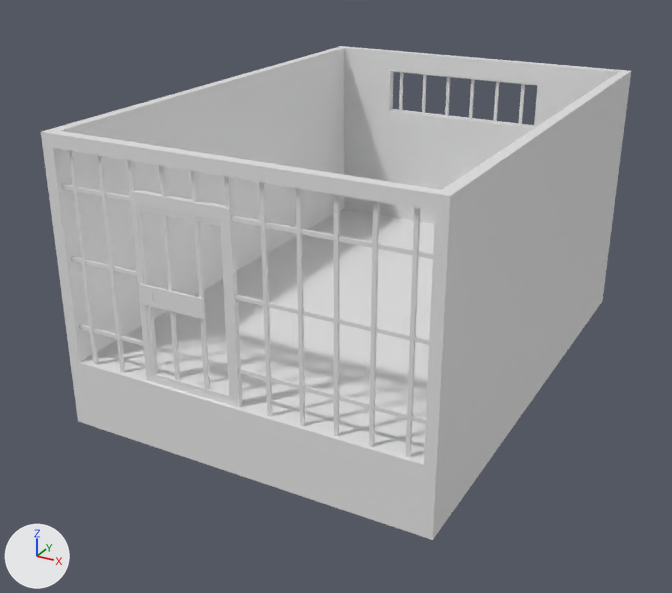
What one commit did to the FBX model Assets/FBXs/ThemeThird/PrisionCellRoom_Re/Prison Cell Room Floor 01.fbx.
The view is the same before and after, from a 50 mm lens placed at (3.84, -7.78, 3.93), pointed at (-0.22, -0.41, 0.24). The axes (+X, +Y, +Z) are drawn at lower left. The lights are the same throughout. Where no turn or scale is listed for an object, it has been applied to the vertices.

Objects in the first picture: 'Cell Door 01', 'Cell Room Front Bars 01', 'Cell Room Window Bars 01', 'Prison Cell Room Floor 01', 'Prison Cell Room Left Wall 01', 'Prison Cell Room Right Wall 01', 'Prison Room Back Wall 01', 'Prison Room Front Wall Sides 01'.
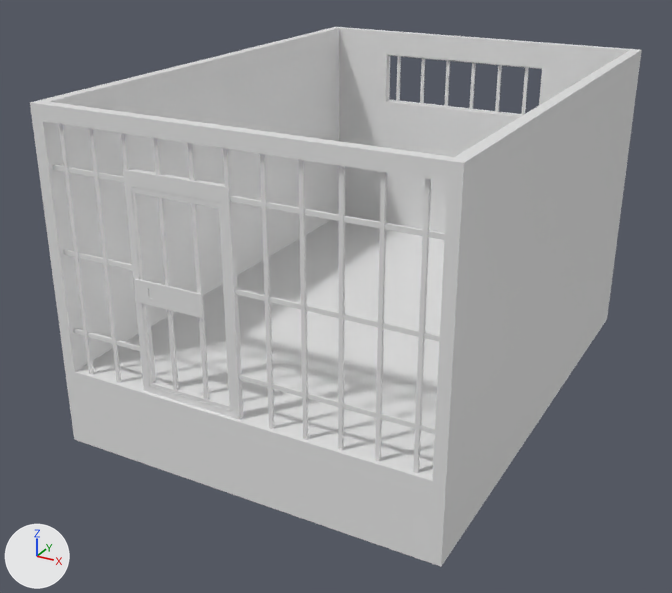
What the commit changed:
me_mesh_003 has 20 vertices, 18 faces and spans x 1.65..1.75, y -2.5..2.5, z 0.0..2.04.
me_mesh_003 is used by ob_prison_cell_room_right_wall_01; location (0.0, 0.0, 0.11).
me_mesh_003 part 4: the whole mesh is scaled about the mesh origin by (1.04, 1, 1.17).
me_mesh_001 has 44 vertices, 43 faces and spans x -1.75..1.75, y -2.5..-2.4, z 0.0..2.04.
me_mesh_001 is used by ob_prison_room_front_wall_sides_01; location (0.0, 0.0, 0.11).
me_mesh_001 part 7: the whole mesh is scaled about the mesh origin by (1.04, 1, 1.17).
me_mesh has 16 vertices, 14 faces and spans x -1.75..1.75, y -2.5..2.5, z -0.63..0.0.
me_mesh is used by ob_prison_cell_room_floor_01; location (0.0, 0.0, 0.11).
me_mesh part 6: the whole mesh is scaled about the mesh origin by (1.04, 1, 1.17).
me_mesh_002 has 20 vertices, 18 faces and spans x -1.75..-1.65, y -2.5..2.5, z 0.0..2.04.
me_mesh_002 is used by ob_prison_cell_room_left_wall_01; location (0.0, 0.0, 0.11).
me_mesh_002 part 3: the whole mesh is scaled about the mesh origin by (1.04, 1, 1.17).
me_mesh_004 has 28 vertices, 27 faces and spans x -1.75..1.75, y 2.4..2.5, z 0.0..2.04.
me_mesh_004 is used by ob_prison_room_back_wall_01; location (0.0, 0.0, 0.11).
me_mesh_004 part 1: the whole mesh is scaled about the mesh origin by (1.04, 1, 1.17).
me_mesh_006 has 144 vertices, 108 faces and spans x -1.59..1.7, y -0.02..0.03, z -1.03..0.9.
me_mesh_006 is used by ob_cell_room_front_bars_01; location (-0.05, -2.45, 1.14).
me_mesh_006 part 5: the whole mesh is scaled about its middle by (1.04, 1, 1.17), then moved by (0.0, 0.0, 0.16).
me_mesh_005 has 64 vertices, 48 faces and spans x -0.89..0.92, y -0.03..0.03, z -0.24..0.25.
me_mesh_005 is used by ob_cell_room_window_bars_01; location (-0.14, 2.45, 1.69).
me_mesh_005 part 2: the whole mesh is scaled about its middle by (1.04, 1, 1.17), then moved by (-0.01, 0.0, 0.26).
Object 'Prison Cell Room Right Wall 01' (ob_prison_cell_room_right_wall_01) moves from (0.0, 0.0, 0.11) to (0.0, 0.0, 0.0).
Object 'Prison Room Front Wall Sides 01' (ob_prison_room_front_wall_sides_01) moves from (0.0, 0.0, 0.11) to (0.0, 0.0, 0.0).
Object 'Prison Cell Room Floor 01' (ob_prison_cell_room_floor_01) moves from (0.0, 0.0, 0.11) to (0.0, 0.0, 0.0).
Object 'Prison Cell Room Left Wall 01' (ob_prison_cell_room_left_wall_01) moves from (0.0, 0.0, 0.11) to (0.0, 0.0, 0.0).
Object 'Cell Door 01' (ob_cell_door_01) moves from (-0.04, -2.44, 0.92) to (-0.04, -2.44, 0.81).
Object 'Prison Room Back Wall 01' (ob_prison_room_back_wall_01) moves from (0.0, 0.0, 0.11) to (0.0, 0.0, 0.0).
Object 'Cell Room Front Bars 01' (ob_cell_room_front_bars_01) moves from (-0.05, -2.45, 1.14) to (-0.05, -2.45, 1.02).
Object 'Cell Room Window Bars 01' (ob_cell_room_window_bars_01) moves from (-0.14, 2.45, 1.69) to (-0.14, 2.45, 1.57).

Boxes (x1, y1, x2, y2) around the edits, measured in the pictures (672 x 593 px):
'Prison Cell Room Floor 01', mesh rescaled, moved
    before: (70, 208, 609, 540)
    after: (65, 220, 615, 567)
'Prison Cell Room Left Wall 01', mesh rescaled, moved (9% taller)
    before: (42, 46, 344, 357)
    after: (30, 27, 339, 367)
'Prison Cell Room Right Wall 01', mesh rescaled, moved (9% taller)
    before: (436, 71, 631, 469)
    after: (446, 50, 642, 484)
'Cell Room Front Bars 01', mesh rescaled, moved (14% taller)
    before: (62, 151, 433, 458)
    after: (53, 124, 445, 473)
'Prison Room Front Wall Sides 01', mesh rescaled, moved (6% wider, 13% taller)
    before: (41, 131, 450, 469)
    after: (30, 102, 464, 485)
'Prison Room Back Wall 01', mesh rescaled, moved (16% taller)
    before: (342, 46, 627, 224)
    after: (337, 27, 638, 233)
'Cell Door 01', moved
    before: (137, 205, 232, 399)
    after: (132, 187, 233, 411)
'Cell Room Window Bars 01', mesh rescaled, moved (7% taller)
    before: (390, 71, 538, 128)
    after: (387, 55, 542, 116)
